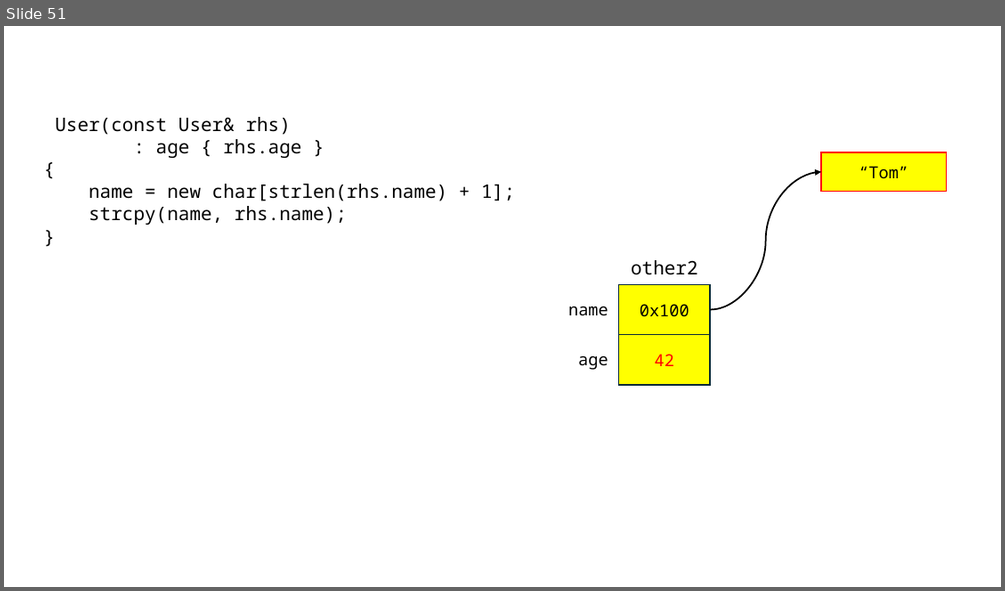
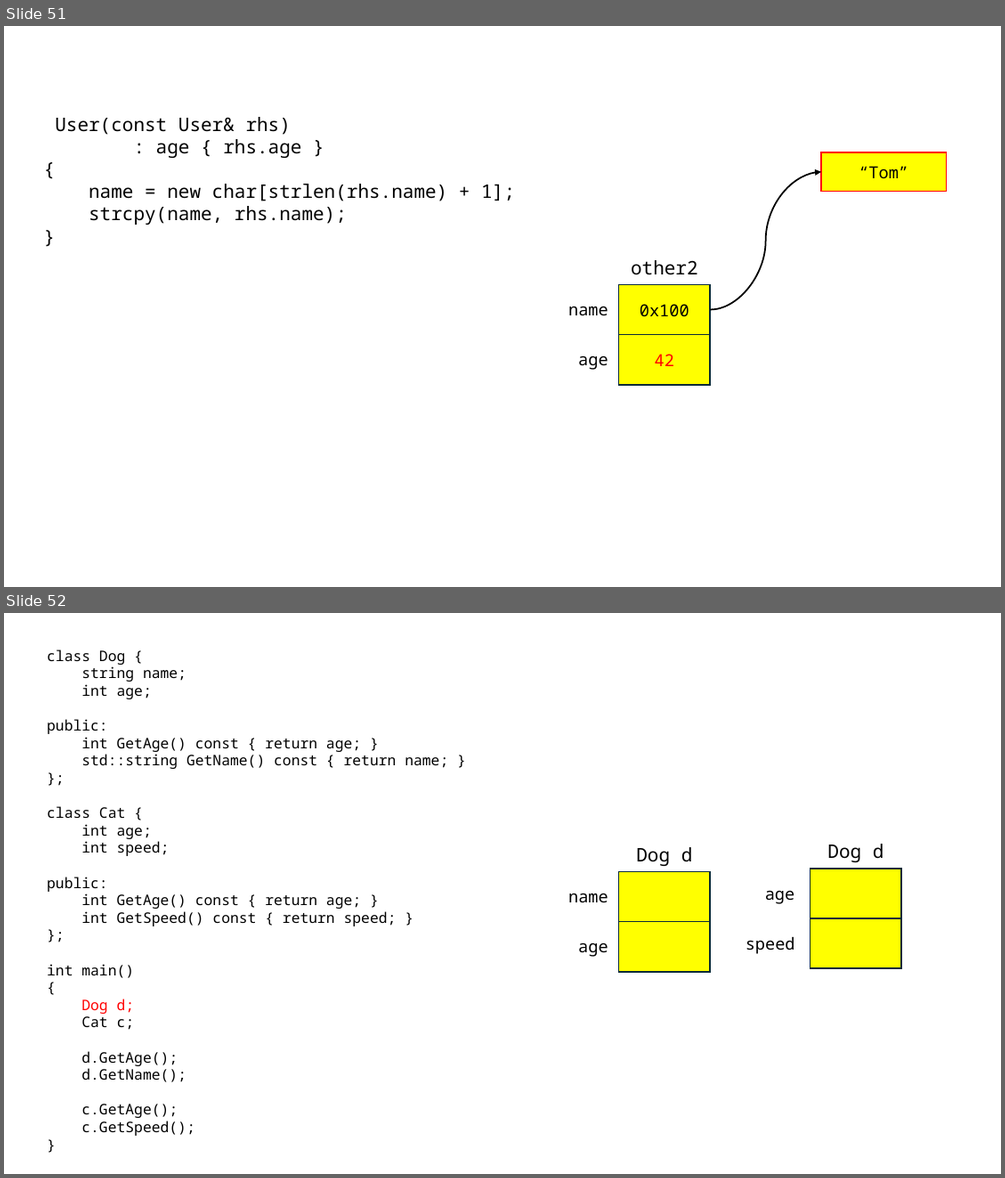
Before and after one commit to yoondev-classroom/cpp_240708, a slide deck: cpp_240708.pptx. Shown one above the other, each under a label of ours: slide 51 before the commit, slides 51 and 52 after it. The pictures are 1005x591 and 1005x1178 pixels, drawn with LibreOffice and Linux fonts; fonts in the diff are those of the drawing. Boxes give left, top, right and bottom in pixels: in the first picture for what was removed or moved away, otherwise in the second. Text is boxed around its words. In the diff, an @@ line names an element or a change of style, - is before the commit and + after.

```diff
--- a/cpp_240708.pptx
+++ b/cpp_240708.pptx
@@ slide 52 added at box(4, 613, 1001, 1174), background #FFFFFF @@
@@ text added at box(47, 649, 448, 1135), 14 pt, text #000000 @@
+class Dog {
+string name;
+int age;
+public:
+int GetAge() const { return age; }
+std::string GetName() const { return name; }
+};
+class Cat {
+int age;
+int speed;
+public:
+int GetAge() const { return age; }
+int GetSpeed() const { return speed; }
+};
+int main()
+{
+Dog d;
+Cat c;
+d.GetAge();
+d.GetName();
+c.GetAge();
+c.GetSpeed();
+}
@@ text added at box(636, 847, 693, 866), 18 pt, text #000000 @@
+Dog d
@@ text added at box(827, 844, 884, 862), 18 pt, text #000000 @@
+Dog d
@@ rectangle added at box(619, 872, 711, 922), fill #FFFF00, outline #092A39 1.5 pt @@
@@ rectangle added at box(810, 868, 902, 919), fill #FFFF00, outline #092A39 1.5 pt @@
@@ text added at box(568, 892, 608, 903), 16 pt, text #000000 @@
+name
@@ text added at box(765, 891, 794, 904), 16 pt, text #000000 @@
+age
@@ rectangle added at box(619, 922, 711, 972), fill #FFFF00, outline #092A39 1.5 pt @@
@@ rectangle added at box(810, 918, 902, 968), fill #FFFF00, outline #092A39 1.5 pt @@
@@ text added at box(578, 942, 607, 957), 16 pt, text #000000 @@
+age
@@ text added at box(745, 936, 795, 954), 16 pt, text #000000 @@
+speed
```
Also in this commit, not shown: 1 other slide added, 3 other files.
